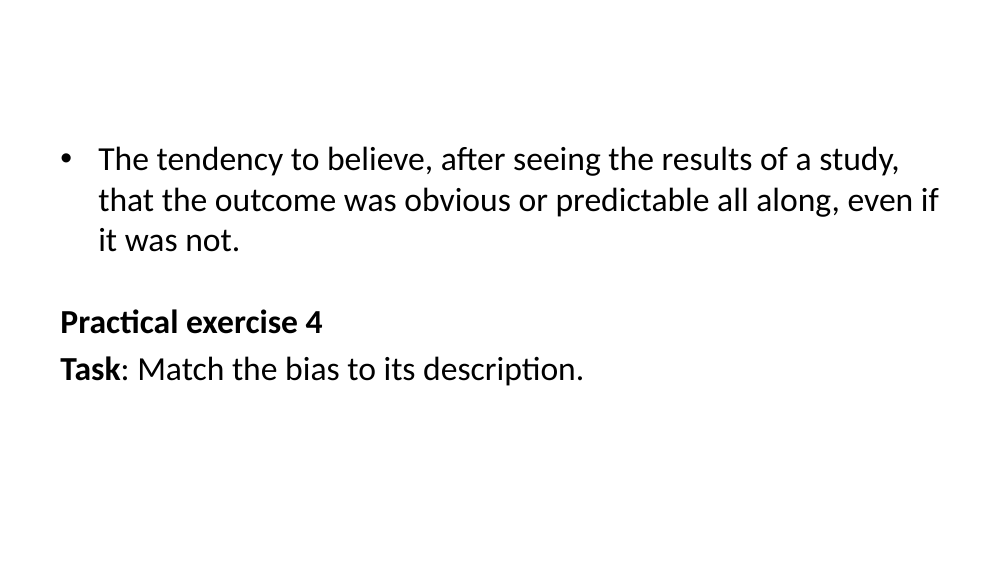
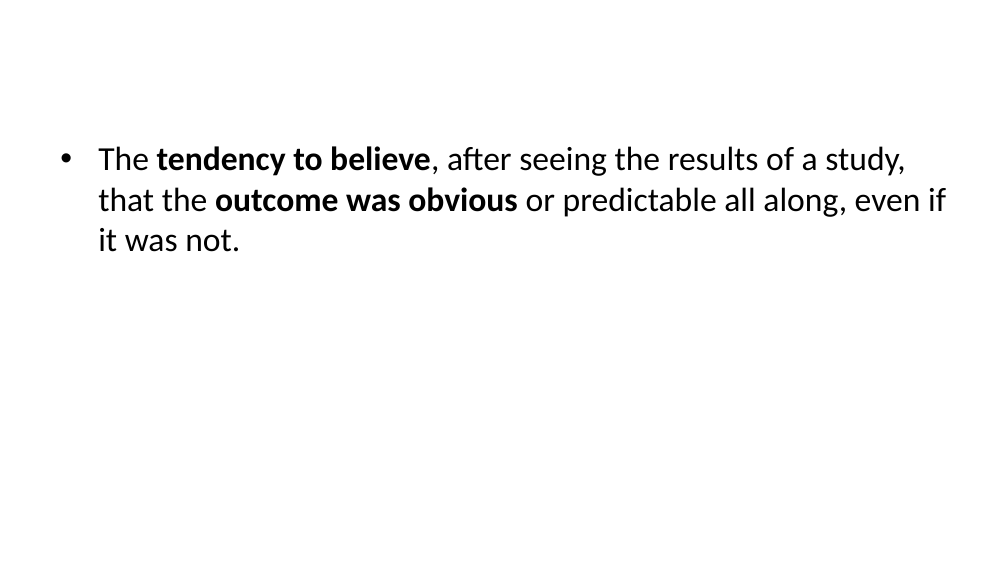
Before and after one commit to lmu-osc/train-the-trainer-student-track-OS, a slide deck: slide 63 of materials/OS-M1/OS-M1-S1-Reproducibility-Replicability/OS-M1-S1-Replicability-slides.pptx (slide 26 before the commit). Drawn at 1008x567 pixels with LibreOffice and Linux fonts; fonts in the diff are those of the drawing. Boxes give left, top, right and bottom in pixels: in the first picture for what was removed or moved away, otherwise in the second. Text is boxed around its words. In the diff, an @@ line names an element or a change of style, - is before the commit and + after.

```diff
--- a/materials/OS-M1/OS-M1-S1-Reproducibility-Replicability/OS-M1-S1-Replicability-slides.pptx
+++ b/materials/OS-M1/OS-M1-S1-Reproducibility-Replicability/OS-M1-S1-Replicability-slides.pptx
@@ text "The tendency to believe, after ..." at bbox=[98, 146, 946, 252]: bold on in "tendency to believe, outcome was obvious" @@
@@ text at bbox=[60, 309, 584, 386]: paragraphs removed @@
-Practical exercise 4
-Task: Match the bias to its description.
```
Also in this commit, not shown: 28 other slides changed, 76 slides added, 5 slides removed, 23 other files.
